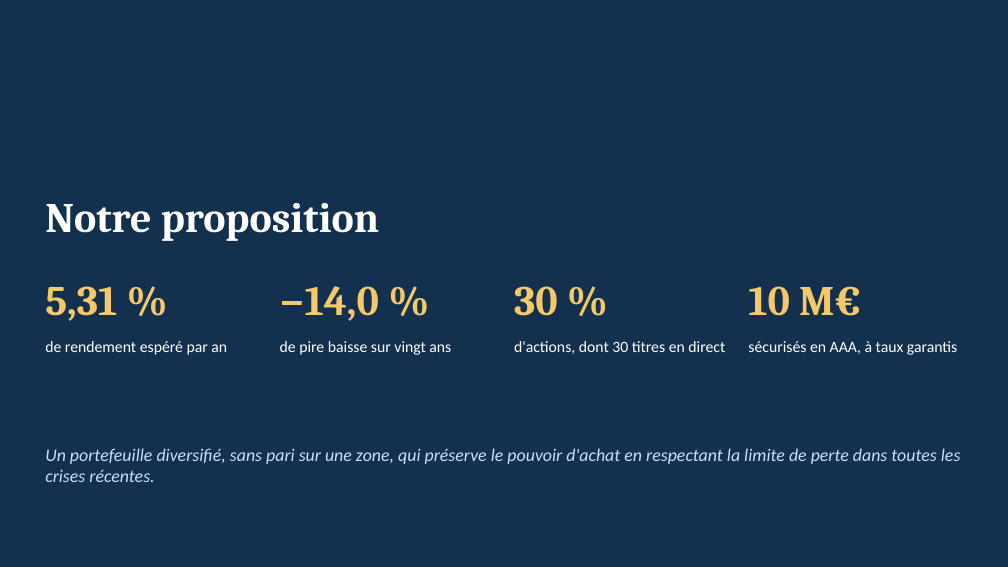
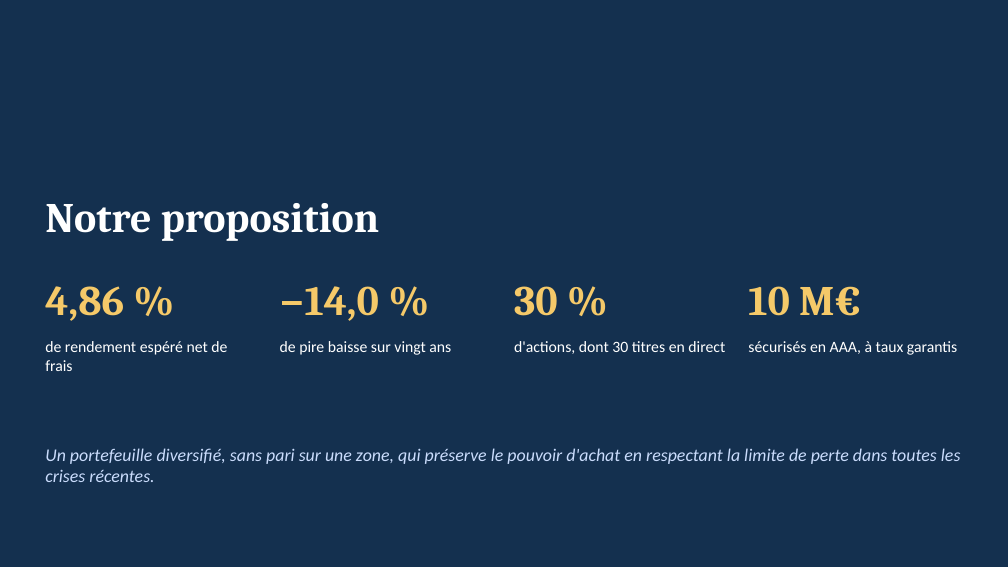
Before and after one commit to AllanDesireGuichard/mandattLauren, a slide deck: slide 33 of outputs/Mandat_Lauren_pitch.pptx. Drawn at 1008x567 pixels with LibreOffice and Linux fonts; fonts in the diff are those of the drawing. Boxes give left, top, right and bottom in pixels: in the first picture for what was removed or moved away, otherwise in the second. Text is boxed around its words. In the diff, an @@ line names an element or a change of style, - is before the commit and + after.

```diff
--- a/outputs/Mandat_Lauren_pitch.pptx
+++ b/outputs/Mandat_Lauren_pitch.pptx
@@ text at (45,286,124,321): text changed @@
-5,31 %
+4,86 %
@@ text at (45,341,227,371): text changed @@
-de rendement espéré par an
+de rendement espéré net de frais
```
Also in this commit, not shown: 4 other slides changed.
